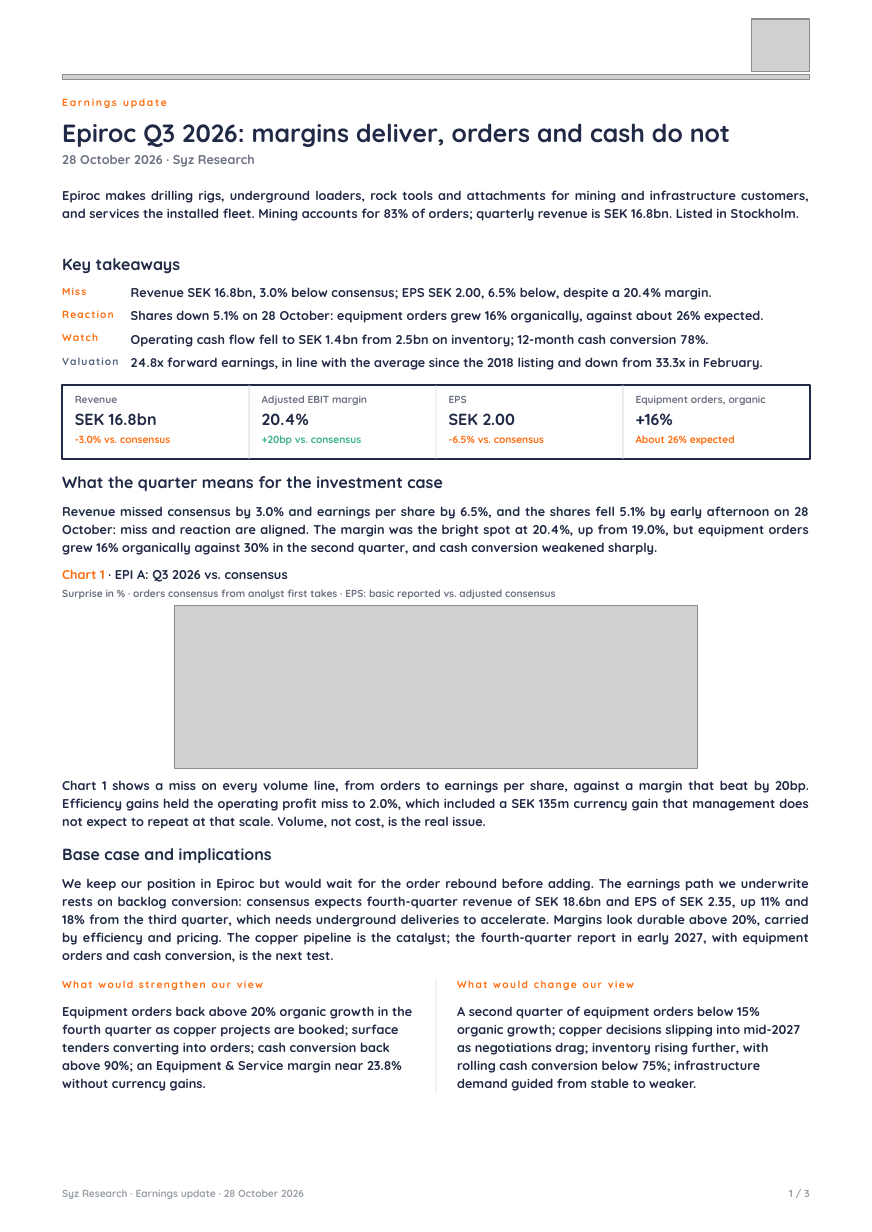
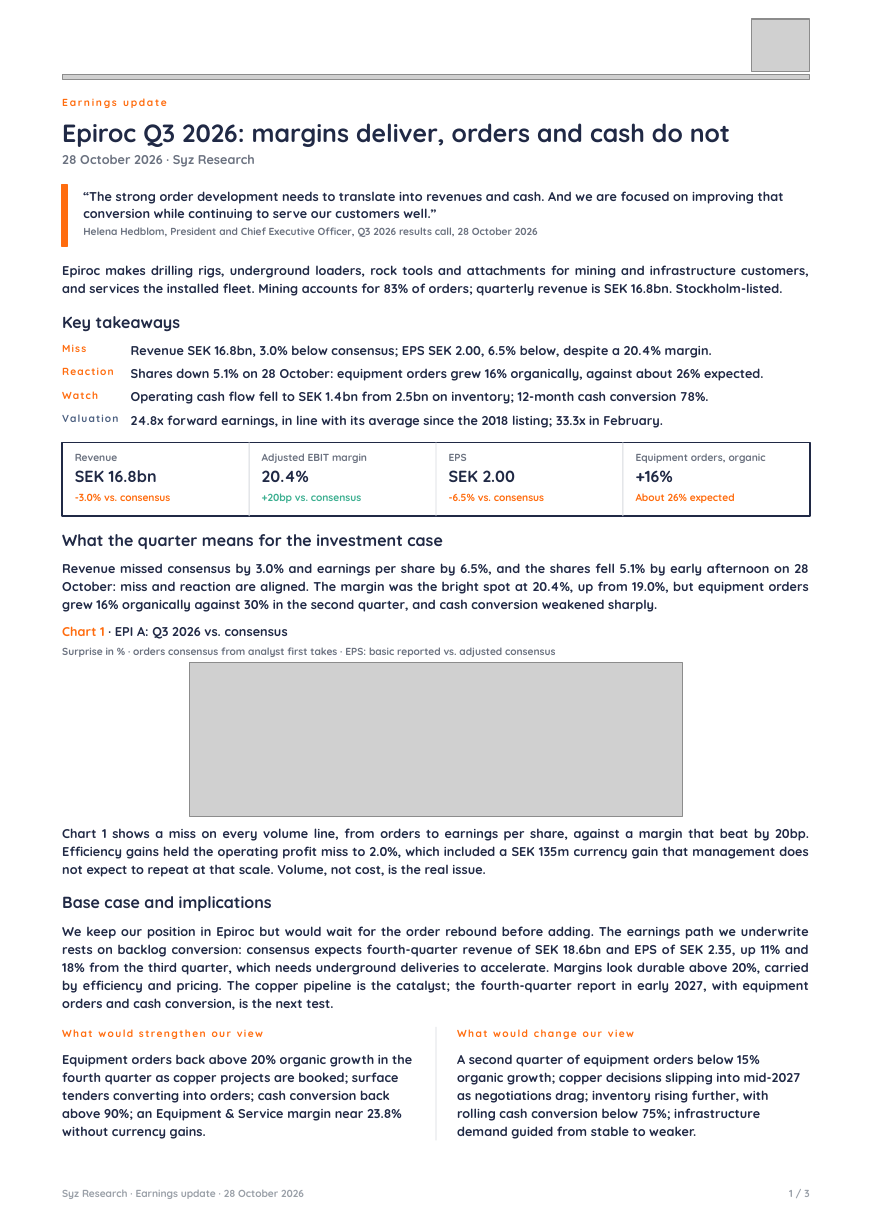
Before and after one commit to jb-db05/syz-earnings, a slide deck: slide 1 of reports/EPIA_Q3_2026/Earnings_Update_EPIA_Q32026.pptx. Drawn at 872x1232 pixels with LibreOffice and Linux fonts; fonts in the diff are those of the drawing; grey boxes stand for pictures. Boxes give left, top, right and bottom in pixels: in the first picture for what was removed or moved away, otherwise in the second. Text is boxed around its words. In the diff, an @@ line names an element or a change of style, - is before the commit and + after.

```diff
--- a/reports/EPIA_Q3_2026/Earnings_Update_EPIA_Q32026.pptx
+++ b/reports/EPIA_Q3_2026/Earnings_Update_EPIA_Q32026.pptx
@@ rectangle added at (x1=62, y1=185, x2=67, y2=247), fill #FF6C0E, outline #FF6C0E 1 pt @@
@@ text added at (x1=83, y1=191, x2=784, y2=221), 8.7 pt, text #202945, bold @@
+“The strong order development needs to translate into revenues and cash. And we are focused on improving that conversion while continuing to serve our customers well.”
@@ text added at (x1=83, y1=227, x2=538, y2=237), 7 pt, text #6B7280, bold @@
+Helena Hedblom, President and Chief Executive Officer, Q3 2026 results call, 28 October 2026
@@ text at (x1=62, y1=265, x2=809, y2=296): text changed @@
-Epiroc makes drilling rigs, underground loaders, rock tools and attachments for mining and infrastructure customers, and services the installed fleet. Mining accounts for 83% of orders; quarterly revenue is SEK 16.8bn. Listed in Stockholm.
+Epiroc makes drilling rigs, underground loaders, rock tools and attachments for mining and infrastructure customers, and services the installed fleet. Mining accounts for 83% of orders; quarterly revenue is SEK 16.8bn. Stockholm-listed.
@@ text at (x1=131, y1=415, x2=663, y2=428): text changed @@
-24.8x forward earnings, in line with the average since the 2018 listing and down from 33.3x in February.
+24.8x forward earnings, in line with its average since the 2018 listing; 33.3x in February.
@@ 17 texts, 3 lines, 1 rectangle moved together from (x1=62, y1=287, x2=810, y2=555) to (x1=62, y1=344, x2=810, y2=612) @@
@@ 7 texts moved together from (x1=62, y1=258, x2=763, y2=599) to (x1=62, y1=316, x2=763, y2=657) @@
@@ picture resized from (x1=174, y1=605, x2=697, y2=769) to (x1=190, y1=663, x2=683, y2=817) @@
@@ 3 texts moved together from (x1=62, y1=780, x2=809, y2=962) to (x1=62, y1=828, x2=809, y2=1010) @@
@@ 4 texts, 1 line moved together from (x1=62, y1=980, x2=801, y2=1093) to (x1=62, y1=1027, x2=801, y2=1141) @@
```
Also in this commit, not shown: 4 other files.
